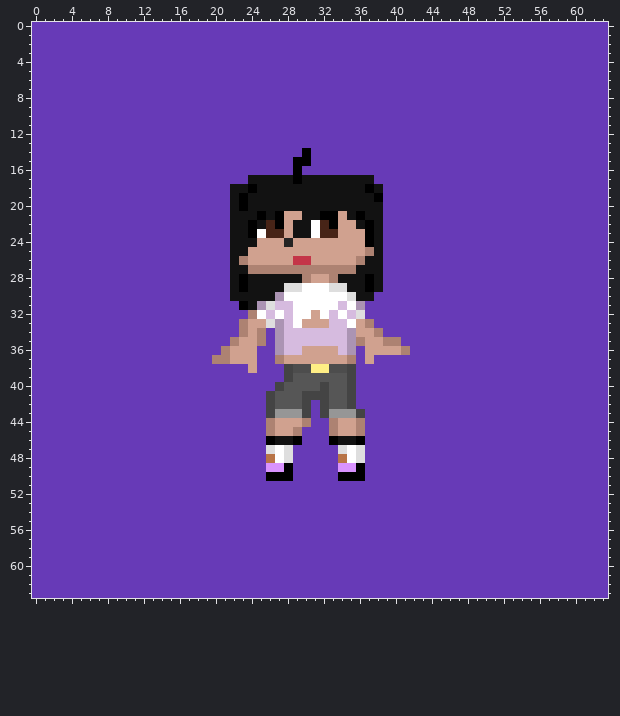
Edited in one commit: pixel-art sprite (assets/img/OC2.png). The picture above was drawn from the file before the commit.
Rulers count pixels.
After:
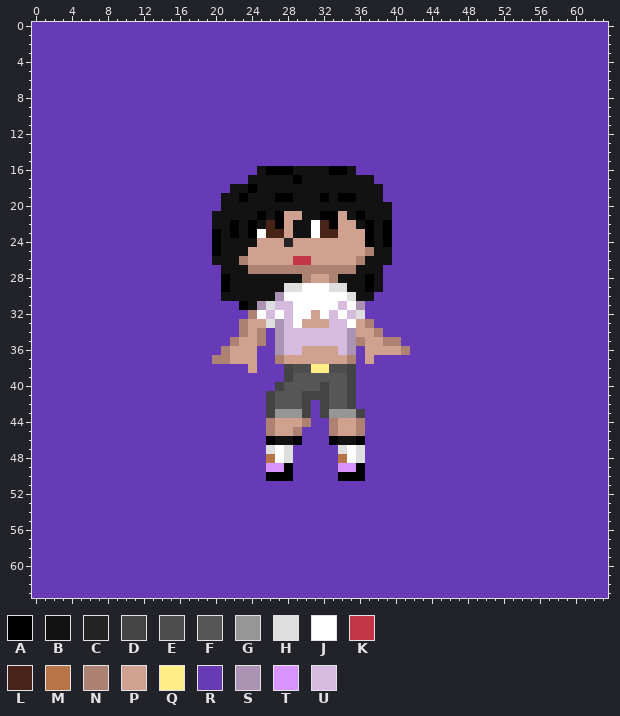
Palette (. is transparent): A #000000  B #121212  C #242424  D #444444  E #4d4d4d  F #565656  G #969696  H #dedede  J #ffffff  K #c43548  L #472417  M #b87447  N #ad8272  P #d0a18f  Q #ffee85  R #673ab7  S #ab94b3  T #d993ff  U #d6bbdf
The edit:
file 576x576 -> 512x512 pixels (blocks of 9x9 -> 8x8; one block is one cell here)
y 14: x 30 A -> R
y 15: x 29..30 AA -> RR
y 16: x 25..35 RRRRARRRRRR -> BAAABBBBAAB
y 18: x 37 A -> B
y 19: x 21 R -> B; x 27..28 BB -> AA; x 32 B -> A; x 34..35 BB -> AA; x 38 A -> B
y 20: x 21 R -> B; x 23 A -> B; x 39 R -> B
y 21: x 20..21 RR -> BB; x 39 R -> B
y 22: x 20..22 RRB -> BBA; x 39 R -> A
y 23: x 20..22 RRB -> ABA; x 39 R -> A
y 24: x 20..21 RR -> AB; x 39 R -> A
y 25: x 20..21 RR -> AB; x 39 R -> B
y 26: x 20..21 RR -> BB; x 39 R -> B
y 27: x 21 R -> B
y 28..29: x 21 R -> A; x 23 A -> B
y 30: x 21 R -> B
